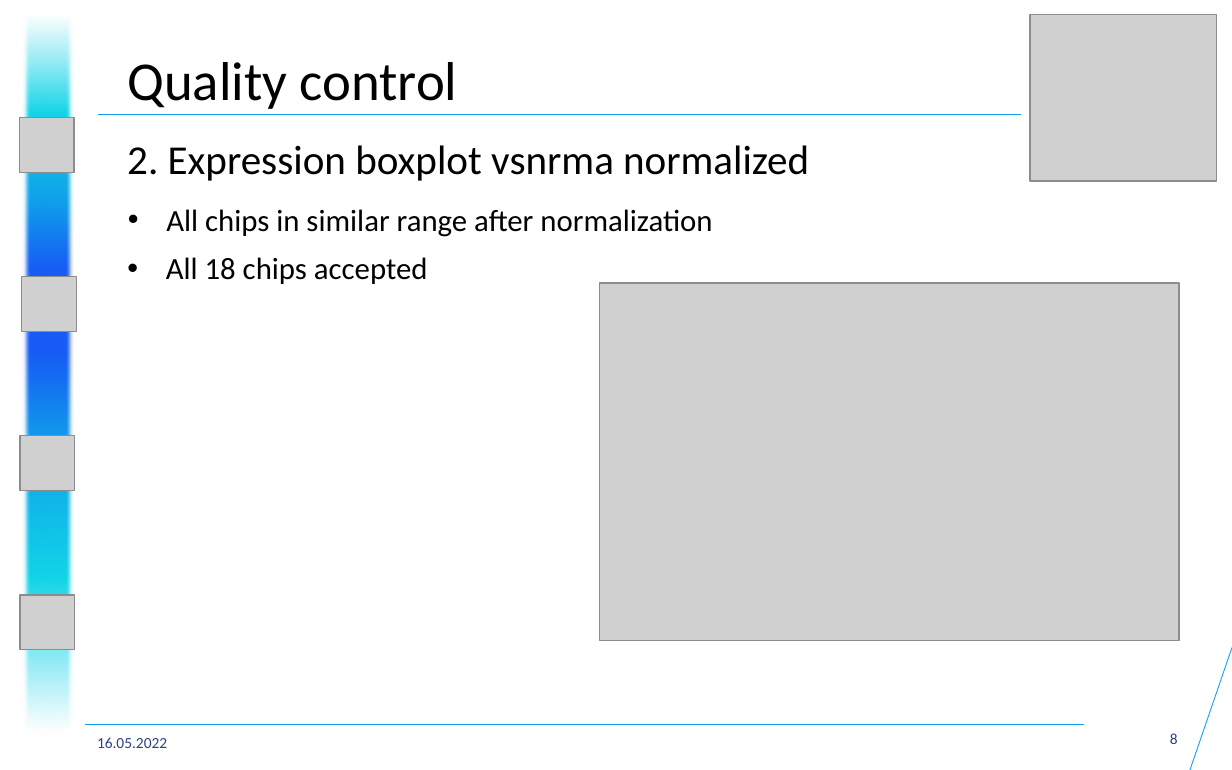
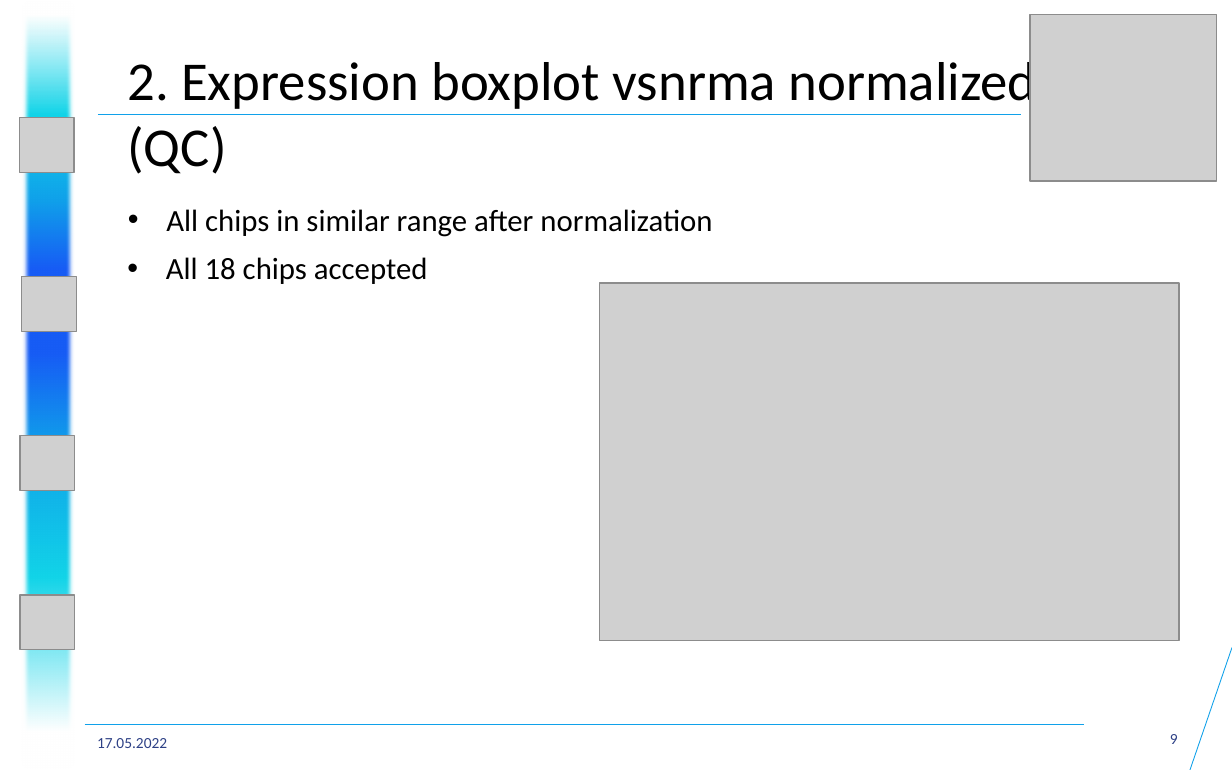
Before and after one commit to datascience-mobi-2022/2022-topic-04-team-01, a slide deck: slide 9 of Presentations/Project Proposal/Project Proposal Presentation Structure+.pptx (slide 8 before the commit). Drawn at 1232x770 pixels with LibreOffice and Linux fonts; fonts in the diff are those of the drawing; grey boxes stand for pictures. Boxes give left, top, right and bottom in pixels: in the first picture for what was removed or moved away, otherwise in the second. Text is boxed around its words. In the diff, an @@ line names an element or a change of style, - is before the commit and + after.

```diff
--- a/Presentations/Project Proposal/Project Proposal Presentation Structure+.pptx
+++ b/Presentations/Project Proposal/Project Proposal Presentation Structure+.pptx
@@ text at (127,55,1037,174): text changed; size 24 to 32 pt @@
-2. Expression boxplot vsnrma normalized
+2. Expression boxplot vsnrma normalized (QC)
@@ text removed at (127,62,458,109) @@
-Quality control
@@ text at (97,738,167,748): text changed @@
-16.05.2022
+17.05.2022
@@ page number at (1170,734,1178,744): text changed @@
-8
+9
```
Also in this commit, not shown: 14 other slides changed, 2 slides added, 1 slide removed.
